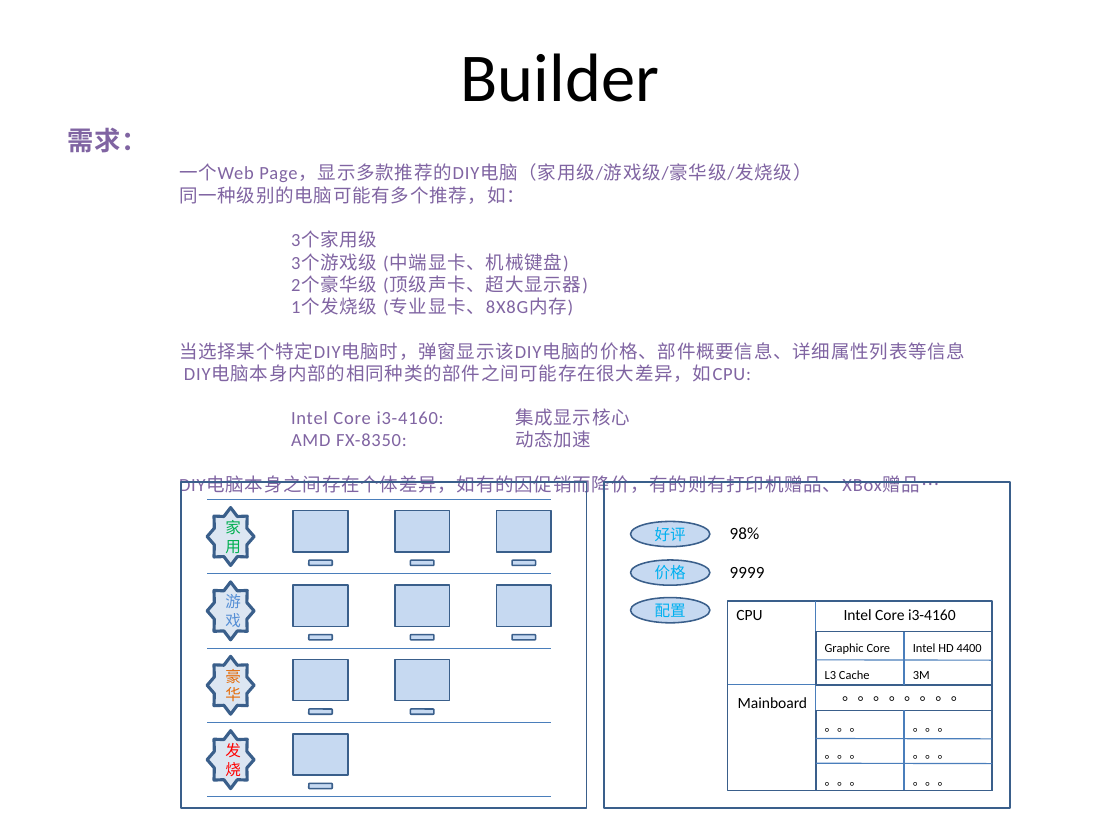
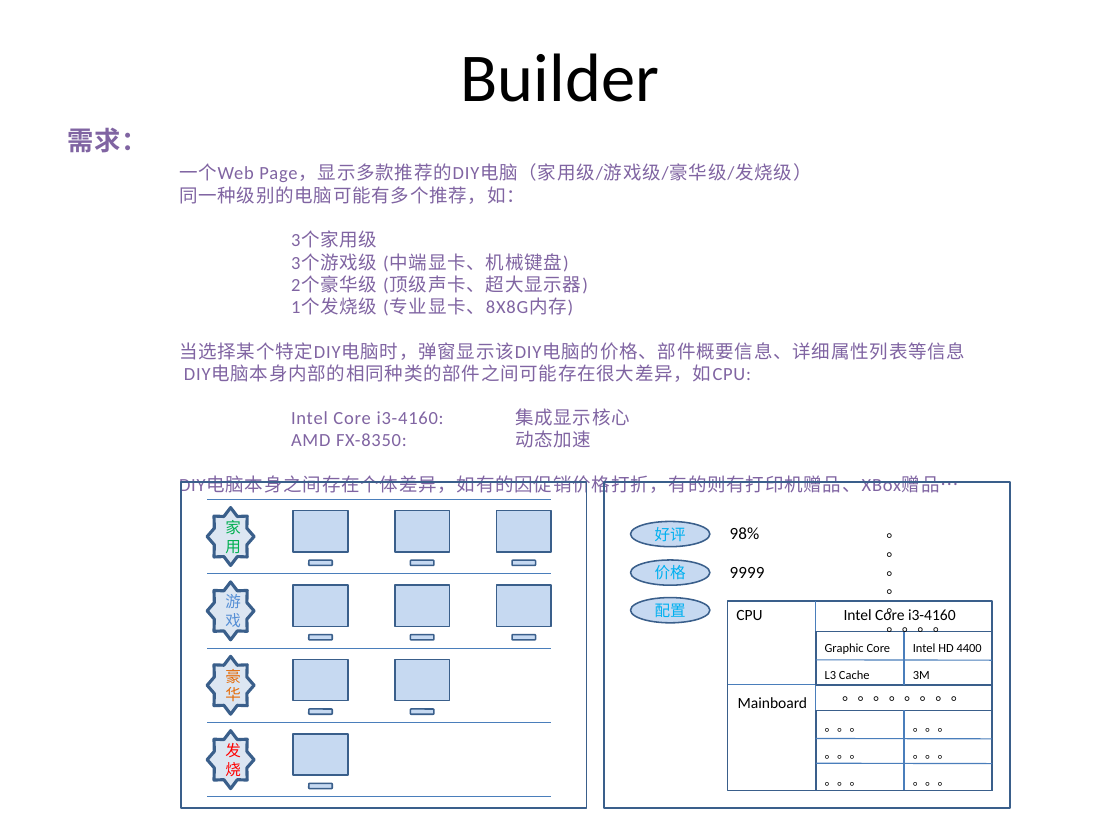
Before and after one commit to PlumpMath/DesignPattern-956, a slide deck: slide 6 of _Doc/DesignPattern.P2.Creational(Builder).pptx. Drawn at 1120x840 pixels with LibreOffice and Linux fonts; fonts in the diff are those of the drawing. Boxes give left, top, right and bottom in pixels: in the first picture for what was removed or moved away, otherwise in the second. Text is boxed around its words. In the diff, an @@ line names an element or a change of style, - is before the commit and + after.

Commit message:
Updated Builder PPT.

```diff
--- a/_Doc/DesignPattern.P2.Creational(Builder).pptx
+++ b/_Doc/DesignPattern.P2.Creational(Builder).pptx
@@ text at (179, 476, 959, 497): text changed @@
-DIY电脑本身之间存在个体差异，如有的因促销而降价，有的则有打印机赠品、XBox赠品…
+DIY电脑本身之间存在个体差异，如有的因促销价格打折，有的则有打印机赠品、XBox赠品…
@@ text added at (886, 533, 948, 636), 10 pt, text #000000 @@
+。。。。。。。。。
```
